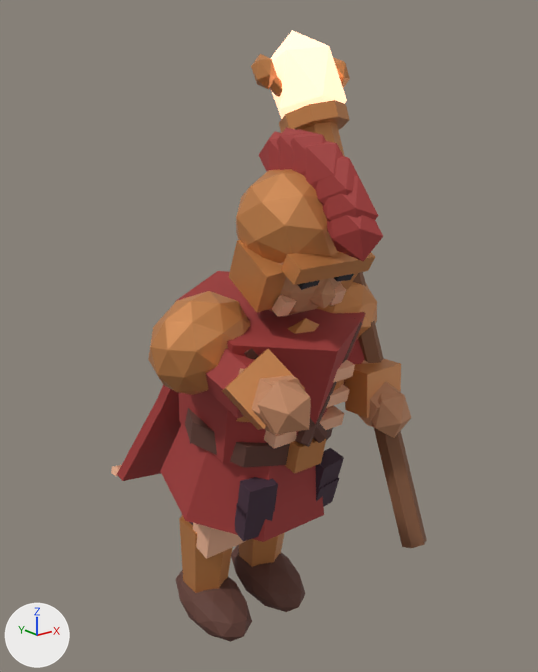
Before and after pictures for a commit that changed the Blender file art/blend/livia.blend.
Both versions are drawn from a 50 mm camera at (-1.623, -2.311, 2.1) aimed at (0.081, -0.182, 1.248). Lighting does not change. The marker at lower left points along +X, +Y and +Z. The picture after the commit comes second. Both versions are drawn at frame 7 of the action 'Cast • Shield arm'; the numbers are the values there.

The first picture shows 'Boot', 'Boot.001', 'Carved staff', 'Conduit', 'Dyed cape', 'Forged pauldron', 'Gripping hand', 'Guard plate', 'Helmet bowl', 'Hinged cheek plate', 'Pleated hem', 'Ribbed jerkin' and 43 more.
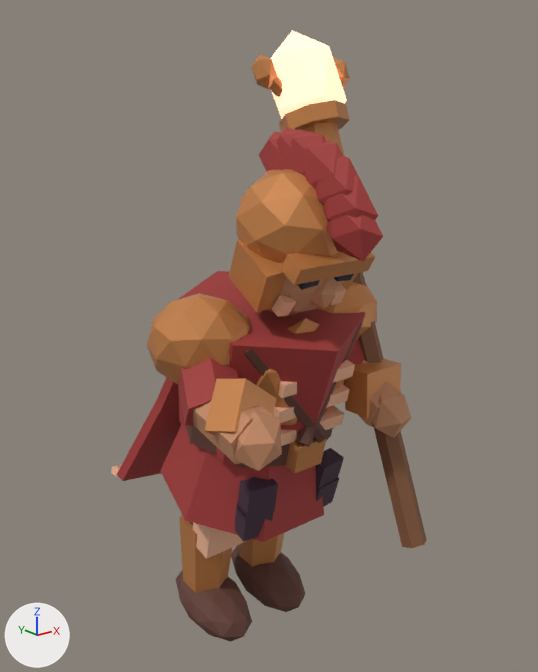
ob_shield_arm is not drawn itself; it is the parent of ob_forged_pauldron, ob_sleeve, ob_forearm, ob_guard_plate, ob_gripping_hand.

Location of each change, [x1, y1, x2, y2] in pixels of the pictures (538 x 672 px):
```json
{"object": "Forged pauldron", "change": "turned", "before": [148, 291, 250, 395], "after": [147, 293, 250, 384]}
{"object": "Gripping hand", "change": "turned", "before": [257, 379, 311, 434], "after": [231, 410, 282, 471]}
{"object": "Guard plate", "change": "turned", "before": [222, 349, 305, 430], "after": [204, 378, 276, 435]}
{"object": "Sleeve", "change": "turned", "before": [205, 348, 255, 418], "after": [178, 358, 238, 427]}
{"object": "Forearm", "change": "turned", "before": [238, 368, 311, 435], "after": [193, 401, 273, 464]}
{"object": "Reinforced belt", "change": "unchanged, covered by the edit", "before": [185, 408, 333, 468], "after": [185, 425, 333, 468]}
```

Edits to the scene script, one JSON object a line:
```json
{"op": "set", "path": "ob_shield_arm.rotation_euler", "old": "(-1.15, -0.62, 0.0)", "new": "(-0.88, 0.67, 0.0)", "note": "degrees (-66, -36, 0) -> degrees (-50, 38, 0)"}
```
